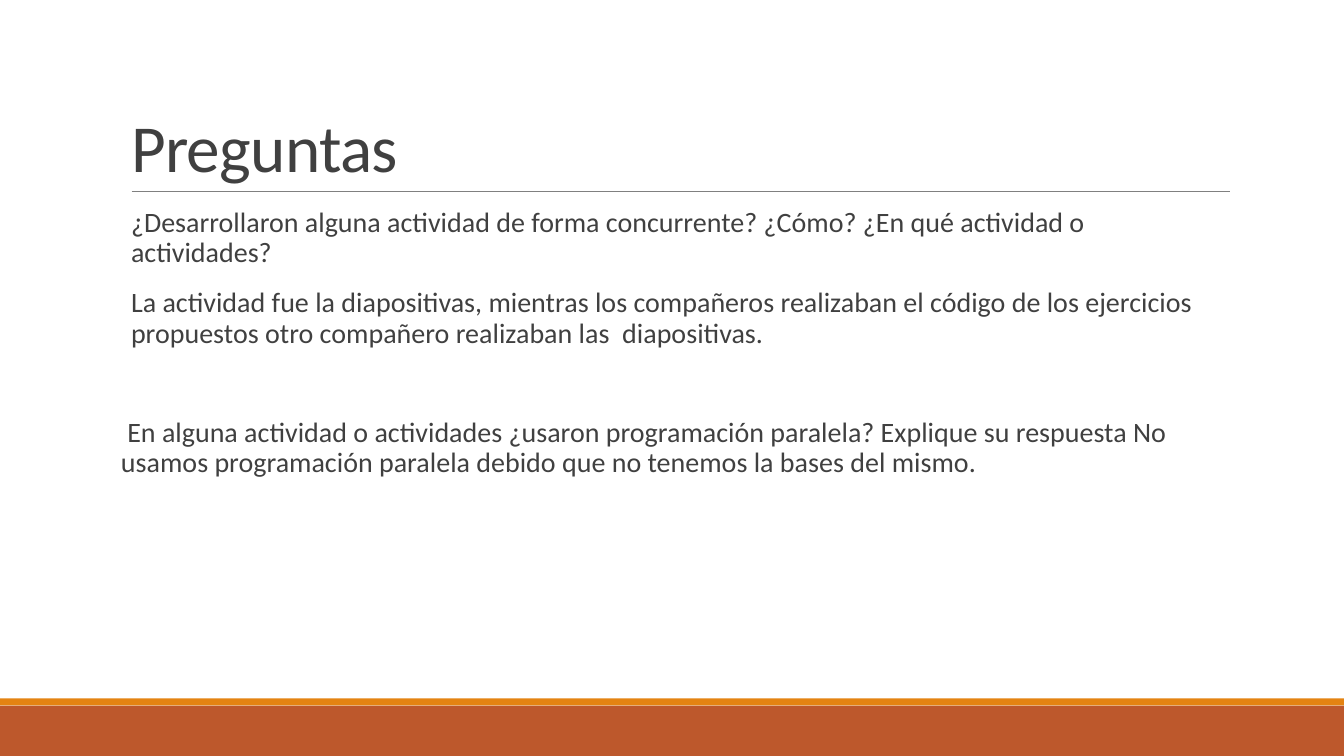
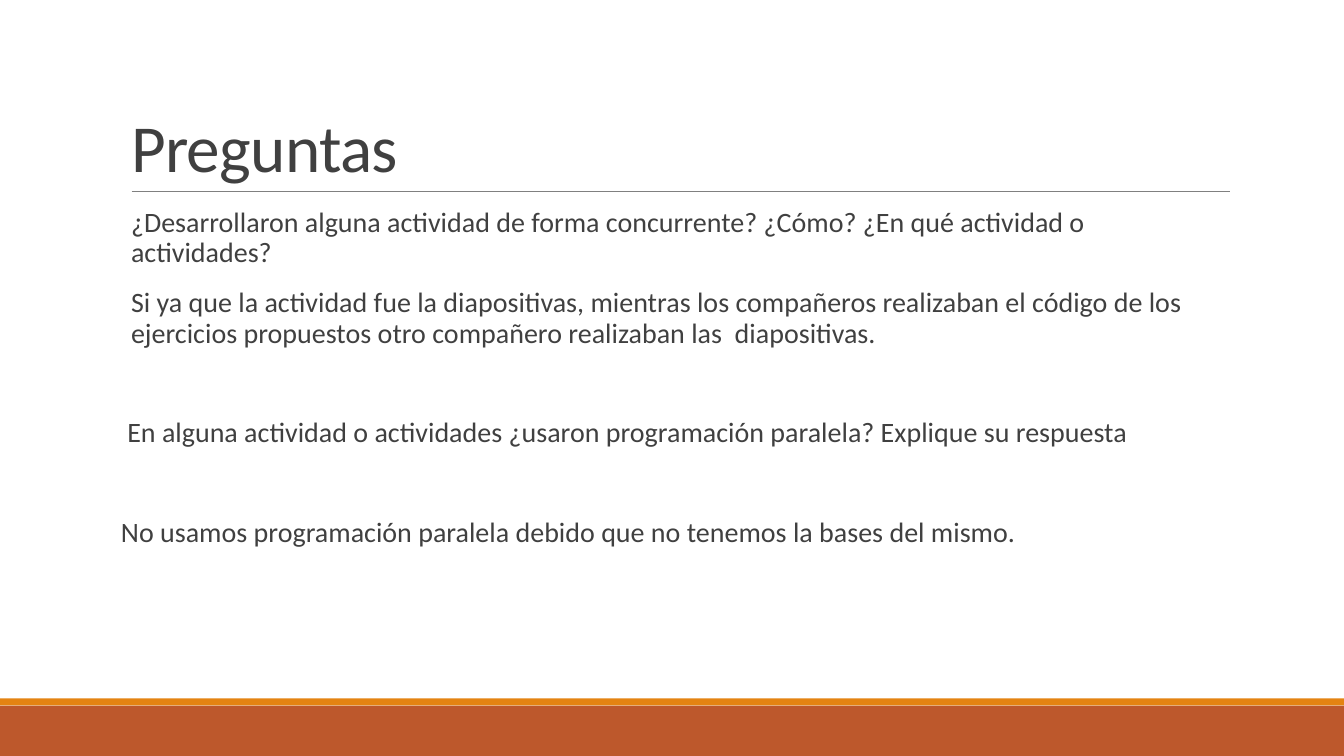
Before and after one commit to llpuchaicela/practica1_ProgAvanzada, a slide deck: slide 11 of trabvajo.pptx. Drawn at 1344x756 pixels with LibreOffice and Linux fonts; fonts in the diff are those of the drawing. Boxes give left, top, right and bottom in pixels: in the first picture for what was removed or moved away, otherwise in the second. Text is boxed around its words. In the diff, an @@ line names an element or a change of style, - is before the commit and + after.

```diff
--- a/trabvajo.pptx
+++ b/trabvajo.pptx
@@ text at <box>121,292,1181,547</box>: text changed @@
-  La actividad fue la diapositivas, mientras los compañeros realizaban el código de los ejercicios propuestos otro compañero realizaban las diapositivas.
-En alguna actividad o actividades ¿usaron programación paralela? Explique su respuesta No usamos programación paralela debido que no tenemos la bases del mismo.
+  Si ya que la actividad fue la diapositivas, mientras los compañeros realizaban el código de los ejercicios propuestos otro compañero realizaban las diapositivas.
+En alguna actividad o actividades ¿usaron programación paralela? Explique su respuesta
+No usamos programación paralela debido que no tenemos la bases del mismo.
```
Also in this commit, not shown: 5 other slides changed.
